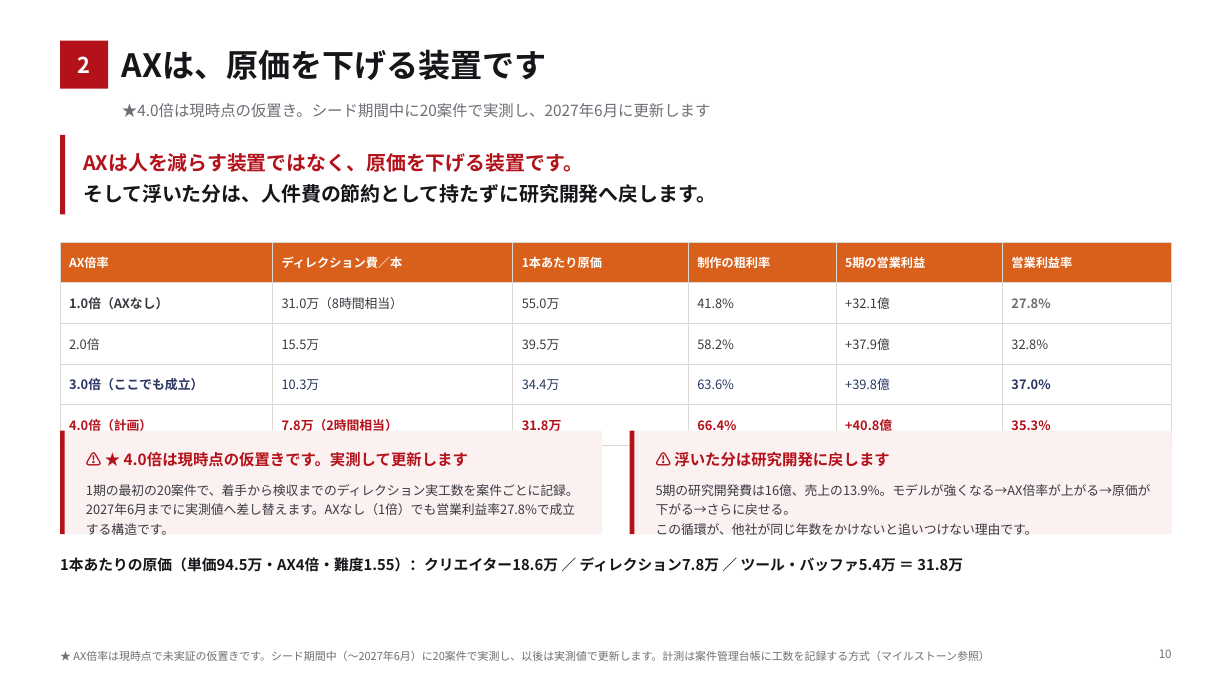
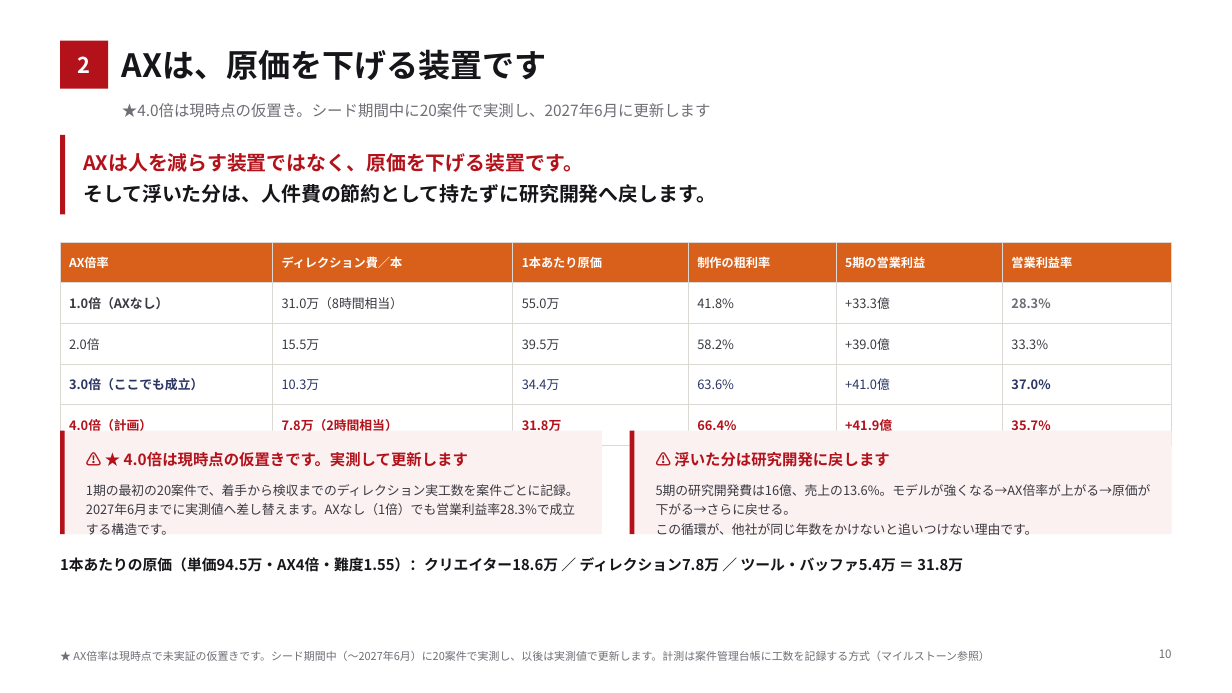
Before and after one commit to bpn333333/test, a slide deck: slide 11 of 投資家向け企画書 Ver0.8.pptx. Drawn at 1232x693 pixels with LibreOffice and Linux fonts; fonts in the diff are those of the drawing. Boxes give left, top, right and bottom in pixels: in the first picture for what was removed or moved away, otherwise in the second. Text is boxed around its words. In the diff, an @@ line names an element or a change of style, - is before the commit and + after.

```diff
--- a/投資家向け企画書 Ver0.8.pptx
+++ b/投資家向け企画書 Ver0.8.pptx
@@ table at box(60, 242, 1172, 435) @@
-row 2, column 5: +32.1億
+row 2, column 5: +33.3億
-row 2, column 6: 27.8%
+row 2, column 6: 28.3%
-row 3, column 5: +37.9億
+row 3, column 5: +39.0億
-row 3, column 6: 32.8%
+row 3, column 6: 33.3%
-row 4, column 5: +39.8億
+row 4, column 5: +41.0億
-row 5, column 5: +40.8億
+row 5, column 5: +41.9億
-row 5, column 6: 35.3%
+row 5, column 6: 35.7%
@@ text at box(86, 503, 575, 535): text changed @@
-2027年6月までに実測値へ差し替えます。AXなし（1倍）でも営業利益率27.8%で成立する構造です。
+2027年6月までに実測値へ差し替えます。AXなし（1倍）でも営業利益率28.3%で成立する構造です。
@@ text at box(656, 484, 1151, 515): text changed @@
-5期の研究開発費は16億、売上の13.9%。モデルが強くなる→AX倍率が上がる→原価が下がる→さらに戻せる。
+5期の研究開発費は16億、売上の13.6%。モデルが強くなる→AX倍率が上がる→原価が下がる→さらに戻せる。
```
Also in this commit, not shown: 10 other slides changed, 10 other files.
